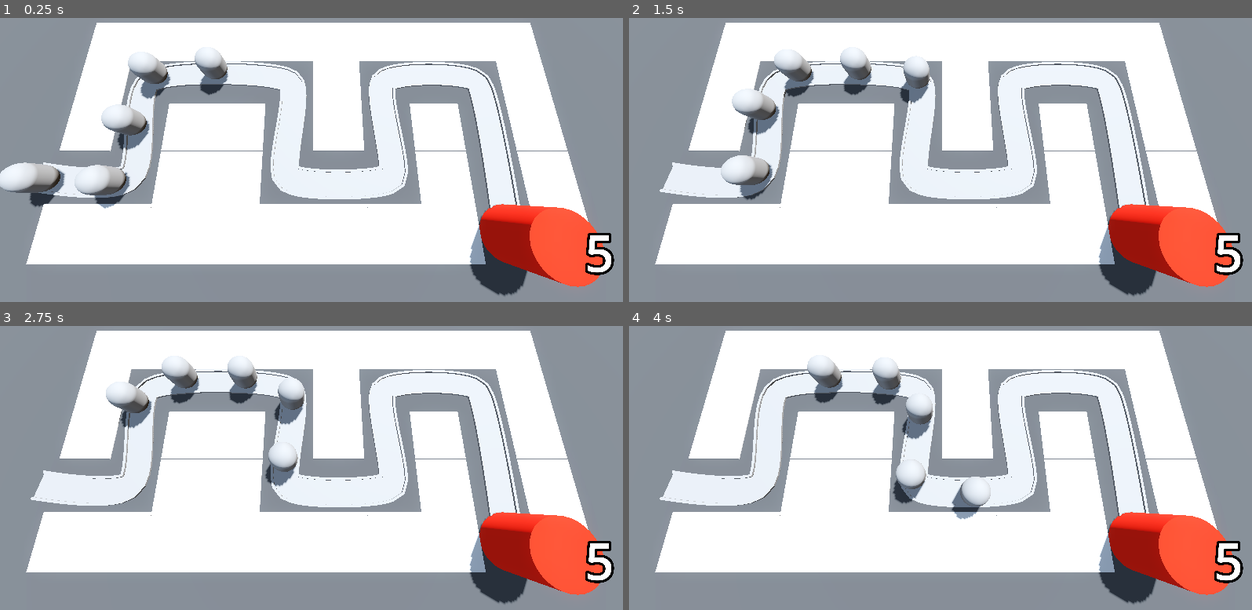
Above: before the commit, frames 1-4 (two rows, left to right).
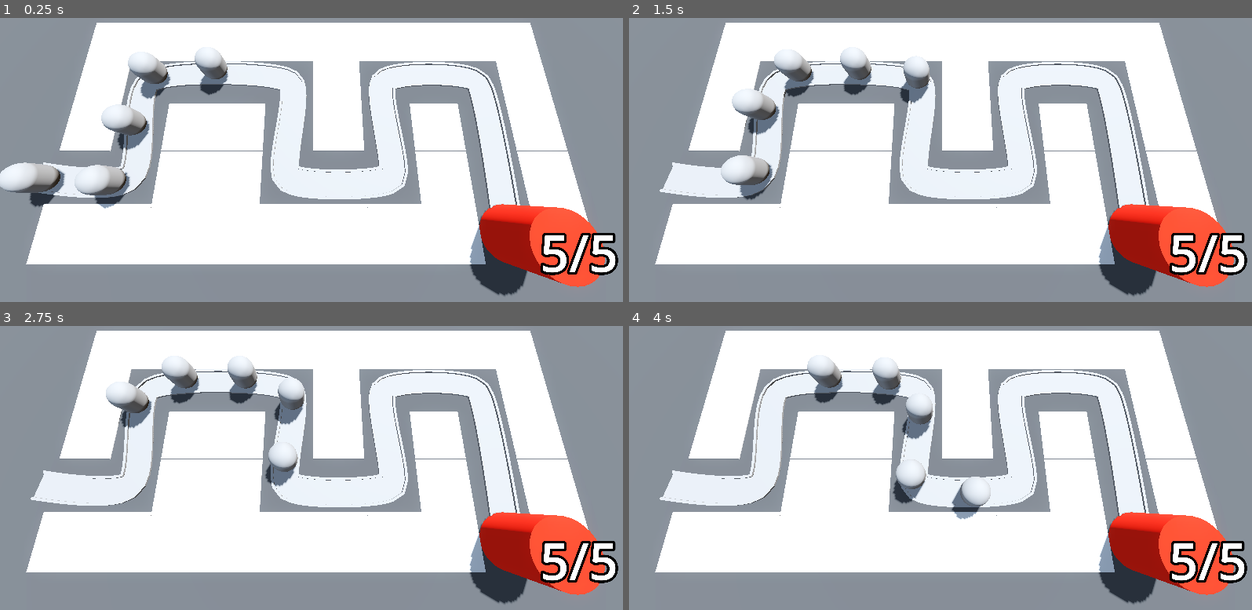
Above: after the commit, the same moments.

Repository: Bzparkes/BarbarianBlaster
Game: Godot game, scene res://BaseLevel.tscn
Same seed, same stepped clock (60 frames per second), same inputs: the game is played once before the commit and once after it.
Inputs:
- Up to frame 1 (0.25 s): no input
- Up to frame 2 (1.5 s): no input
- Up to frame 3 (2.75 s): no input
- Up to frame 4 (4 s): no input

The runs differ from the first frame. In frame 1, 1.1% of the frame differs, in the area x 86-100%, y 75-91%; in frame 2, 1.1%; in frame 3, 1.1%; in frame 4, 1.1%.

Commit message:
Added in health text and colour modulation to base

Diff:
--- a/Base/base.gd
+++ b/Base/base.gd
@@ -6,7 +6,10 @@
 	set(health_in):
 		current_health = health_in
 		print("health was changed")
-		label_3d.text = str(current_health)
+		label_3d.text = str(current_health) + "/" + str(maximum_health)
+		var red: Color = Color.RED
+		var white: Color = Color.WHITE
+		label_3d.modulate = red.lerp(white, float(current_health) / float(maximum_health))
 		if current_health < 1:
 			get_tree().reload_current_scene()
 
@@ -14,6 +17,9 @@
 
 func _ready() -> void:
 	current_health = maximum_health
+	var my_name: String = "Byron"
+	var my_number: int = 41
+	print(my_name + " - " + str(my_number))
 
 func take_damage() -> void:
 	print("damage taken")
--- a/Base/base.tscn
+++ b/Base/base.tscn
@@ -16,7 +16,7 @@
 material = SubResource("StandardMaterial3D_5x8ra")
 
 [node name="Label3D" type="Label3D" parent="."]
-transform = Transform3D(1, 0, 0, 0, 1, 0, 0, 0, 1, 0, 5.5, 0)
+transform = Transform3D(1, 0, 0, 0, 1, 0, 0, 0, 1, -1, 5.5, 0)
 billboard = 1
 text = "Starting health"
 font_size = 500
--- a/BaseLevel.tscn
+++ b/BaseLevel.tscn
@@ -104,7 +104,7 @@
 transform = Transform3D(-0.1643964, 0, -0.98637784, 0, 1, 0, 0.98637784, 0, -0.1643964, -21, 0, 6)
 
 [node name="Enemy2" parent="Path3D" instance=ExtResource("2_5x8ra")]
-transform = Transform3D(0.017463777, 0, -0.9998311, 0, 1, 0, 0.9998311, 0, 0.017463777, -16.024893, 0, 6.4424577)
+transform = Transform3D(0.017463773, 0, -0.9998308, 0, 1, 0, 0.9998308, 0, 0.017463773, -16.024893, 0, 6.4424577)
 progress = 5.0
 
 [node name="Enemy3" parent="Path3D" instance=ExtResource("2_5x8ra")]
@@ -116,7 +116,7 @@
 progress = 15.0
 
 [node name="Enemy5" parent="Path3D" instance=ExtResource("2_5x8ra")]
-transform = Transform3D(0.029546203, 0, -0.99954706, 0, 1, 0, 0.99954706, 0, 0.029546203, -9.416761, 0, -2.8104439)
+transform = Transform3D(0.029546194, 0, -0.99954677, 0, 1, 0, 0.99954677, 0, 0.029546194, -9.416761, 0, -2.8104439)
 progress = 20.0
 
 [node name="Base" parent="." instance=ExtResource("3_o2j4u")]
